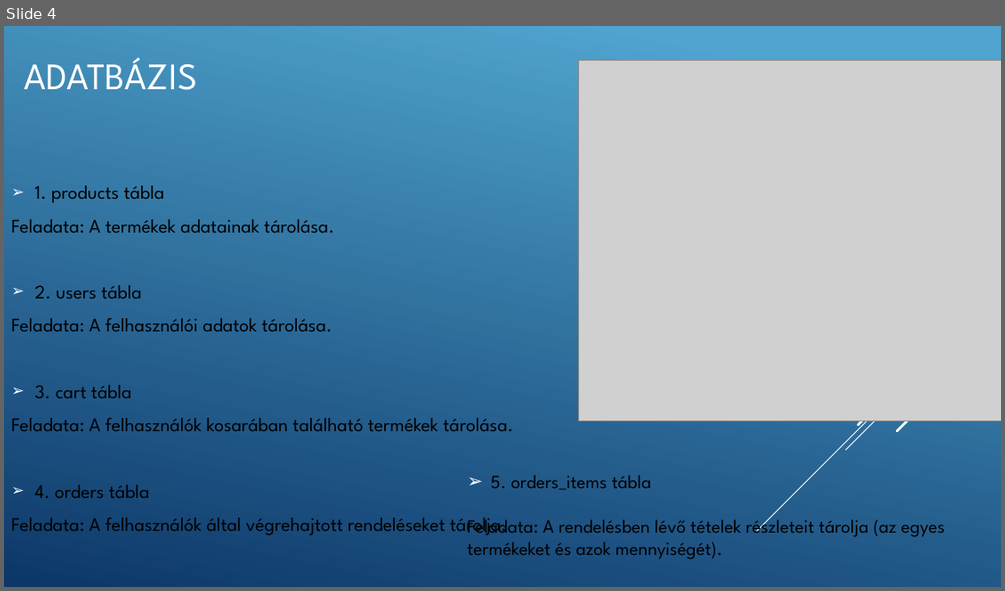
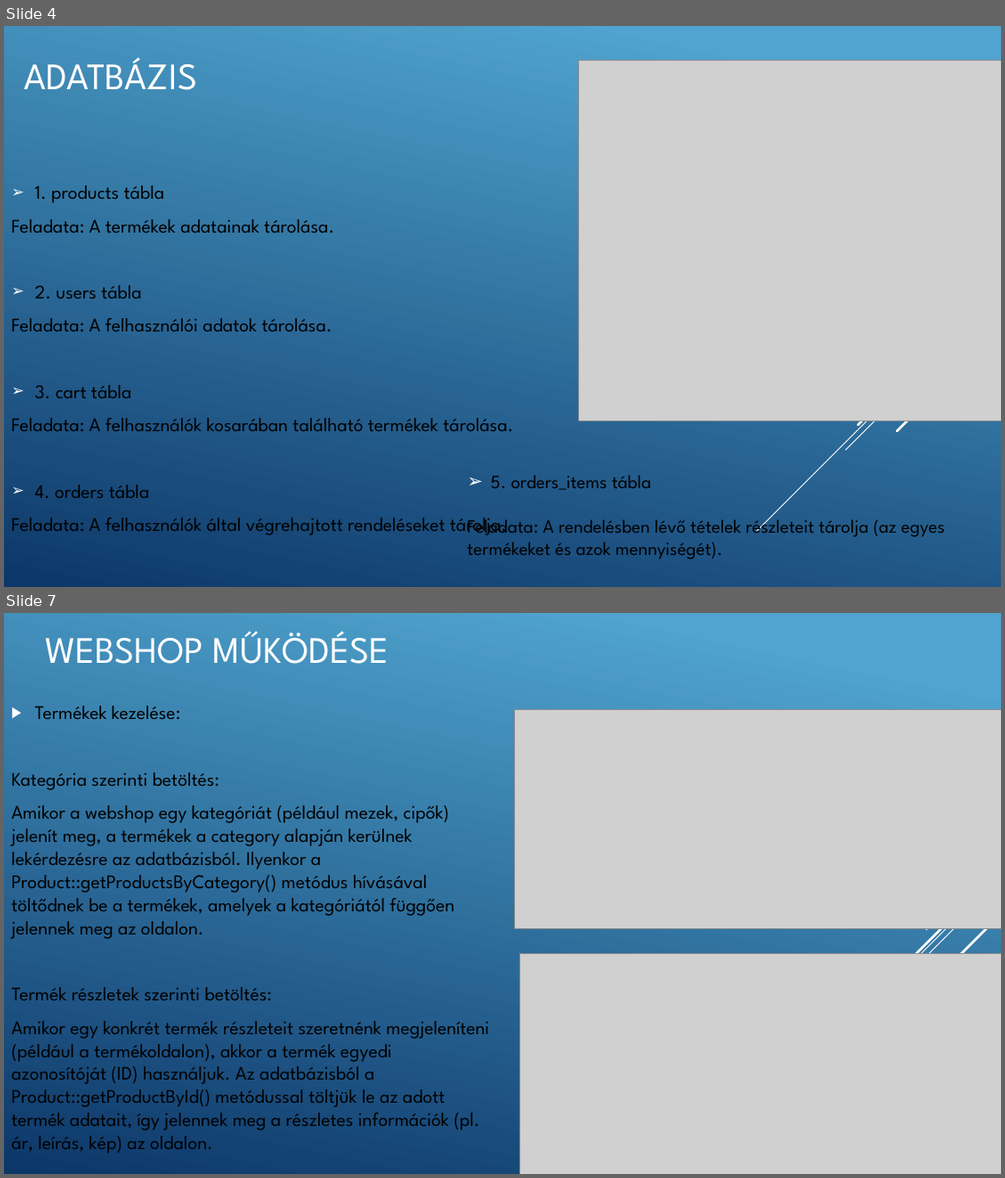
Before and after one commit to Peter-Levente/Webprog_Projekt_PeterLevente, a slide deck: VÉGLEGES PROJEKT/PROJECT/Presentation/Football Shop Webprogramozás Projekt bemutatója.pptx. Shown one above the other, each under a label of ours: slide 4 before the commit, slides 4 and 7 after it; the slides between them are not shown. The pictures are 1005x591 and 1005x1178 pixels, drawn with LibreOffice and Linux fonts; fonts in the diff are those of the drawing; grey boxes stand for pictures. Boxes give left, top, right and bottom in pixels: in the first picture for what was removed or moved away, otherwise in the second. Text is boxed around its words. In the diff, an @@ line names an element or a change of style, - is before the commit and + after.

```diff
--- a/VÉGLEGES PROJEKT/PROJECT/Presentation/Football Shop Webprogramozás Projekt bemutatója.pptx
+++ b/VÉGLEGES PROJEKT/PROJECT/Presentation/Football Shop Webprogramozás Projekt bemutatója.pptx
@@ slide 7 added at (4,613,1001,1174), background gradient #51A5CF to #0D3868; not listed: 5 template elements that a slide beside it also shows @@
@@ title added at (45,631,388,664), 36 pt, text #FFFFFF @@
+WEBSHOP MŰKÖDÉSE
@@ text added at (11,706,489,1153), 18.5 pt, text #000000 @@
+▶ Termékek kezelése:
+Kategória szerinti betöltés:
+Amikor a webshop egy kategóriát (például mezek, cipők) jelenít meg, a termékek a category alapján kerülnek lekérdezésre az adatbázisból. Ilyenkor a Product::getProductsByCategory() metódus hívásával töltődnek be a termékek, amelyek a kategóriától függően jelennek meg az oldalon.
+Termék részletek szerinti betöltés:
+Amikor egy konkrét termék részleteit szeretnénk megjeleníteni (például a termékoldalon), akkor a termék egyedi azonosítóját (ID) használjuk. Az adatbázisból a Product::getProductById() metódussal töltjük le az adott termék adatait, így jelennek meg a részletes információk (pl. ár, leírás, kép) az oldalon.
@@ picture added at (515,709,1001,929) @@
@@ picture added at (520,953,1001,1174) @@
```
Also in this commit, not shown: 3 slides changed, 3 other slides added.
